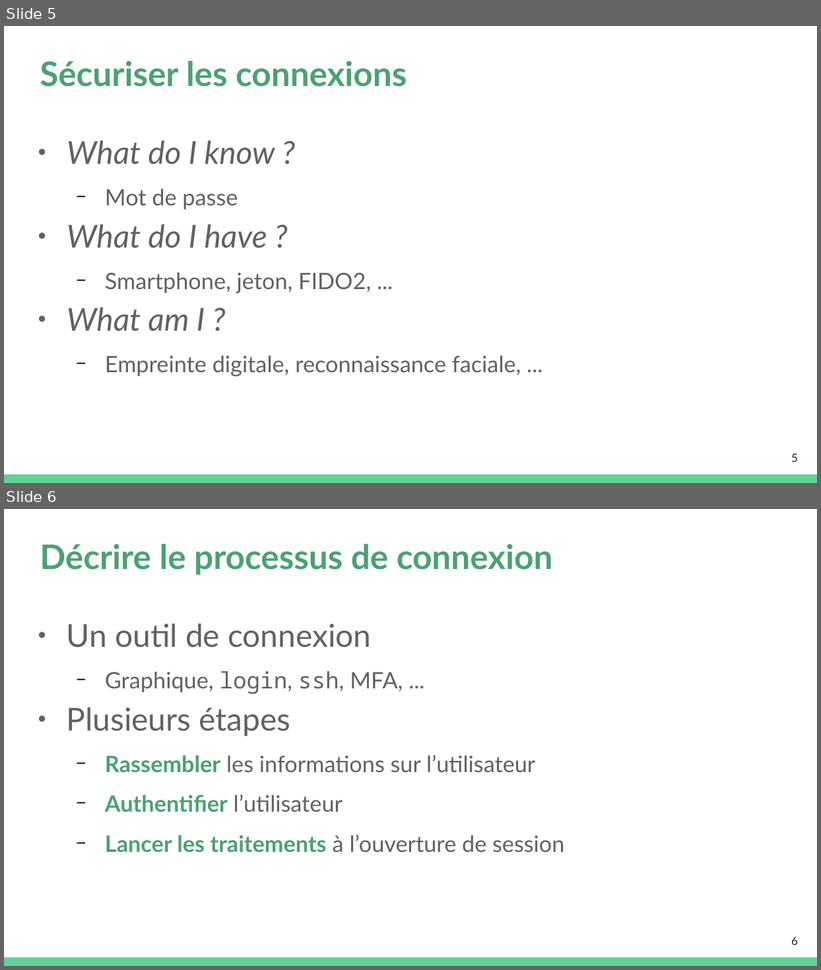
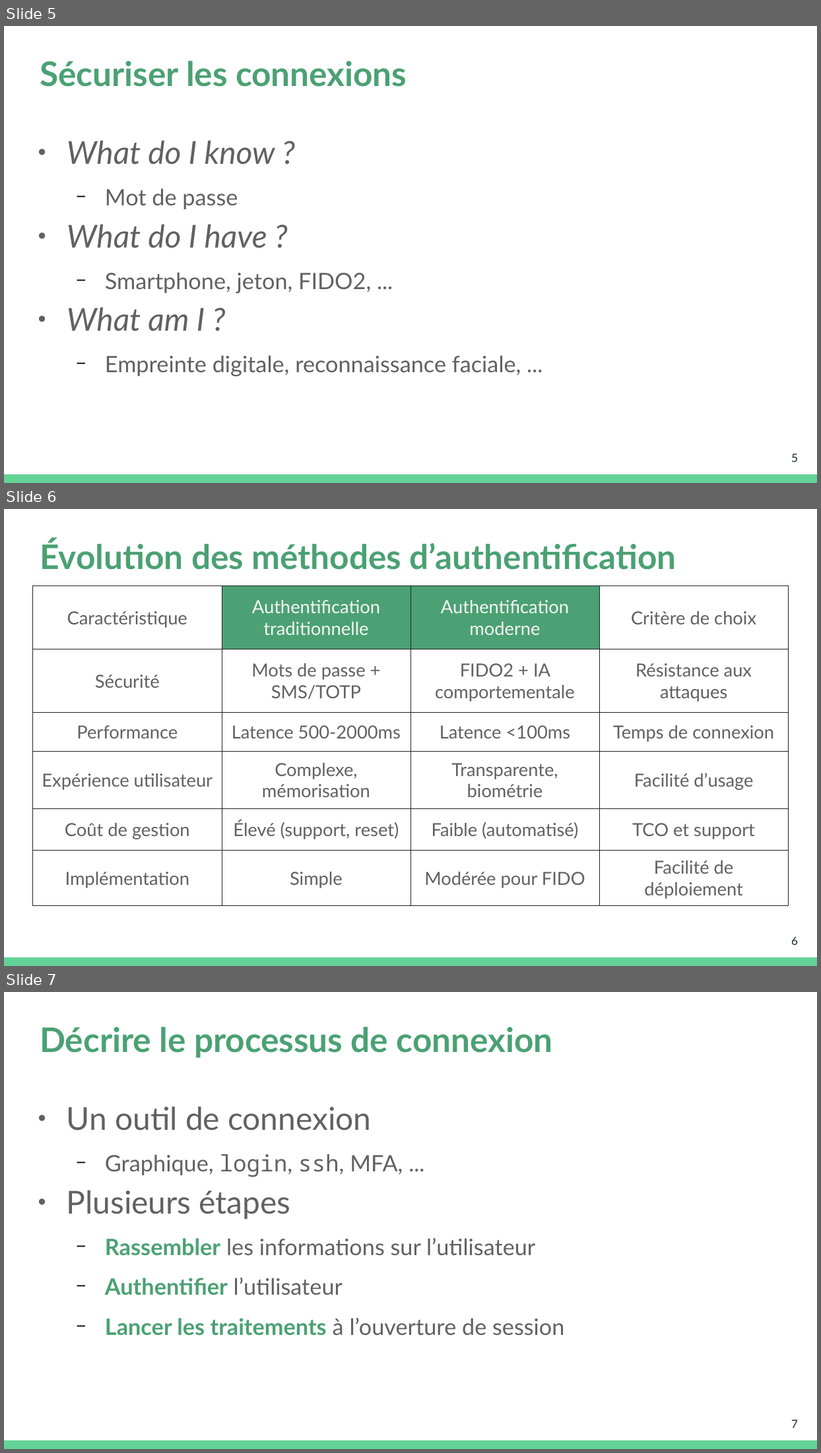
Before and after one commit to platu/inetdoc, a slide deck: presentations/asr-c3/c3-m1-asr.odp. Shown one above the other, each under a label of ours: slides 5 and 6 before the commit, slides 5, 6 and 7 after it. The pictures are 821x970 and 821x1453 pixels, drawn with LibreOffice and Linux fonts; fonts in the diff are those of the drawing. Boxes give left, top, right and bottom in pixels: in the first picture for what was removed or moved away, otherwise in the second. Text is boxed around its words. In the diff, an @@ line names an element or a change of style, - is before the commit and + after.

Commit message:
Révision des 3 supports de cours Admin Sys Réseaux
. Corrections typos
. Actualisation séance 3 avec ajout OIDC
. Version intermédiaire support TP iSCSI jusqu'à la section RAID 1

```diff
--- a/presentations/asr-c3/c3-m1-asr.odp
+++ b/presentations/asr-c3/c3-m1-asr.odp
@@ slide 6 added at (x1=4, y1=509, x2=817, y2=966), background #FFFFFF; not listed: 1 template element that a slide beside it also shows @@
@@ title added at (x1=40, y1=540, x2=677, y2=570), 30 pt, text #4BA173, bold @@
+Évolution des méthodes d’authentification
@@ table added at (x1=33, y1=586, x2=788, y2=906), 6 rows, 4 columns @@
+Caractéristique | Authentification traditionnelle | Authentification moderne | Critère de choix
+Sécurité | Mots de passe + SMS/TOTP | FIDO2 + IA comportementale | Résistance aux attaques
+Performance | Latence 500-2000ms | Latence <100ms | Temps de connexion
+Expérience utilisateur | Complexe, mémorisation | Transparente, biométrie | Facilité d’usage
+Coût de gestion | Élevé (support, reset) | Faible (automatisé) | TCO et support
+Implémentation | Simple | Modérée pour FIDO | Facilité de déploiement
@@ page number added at (x1=791, y1=937, x2=798, y2=945), 10 pt, text #202729 @@
+6
@@ what was slide 6 is now slide 7 @@
@@ page number at (x1=791, y1=1420, x2=798, y2=1428): text changed @@
-6
+7
```
Also in this commit, not shown: 6 slides changed, 3 other slides added, 3 other files.
